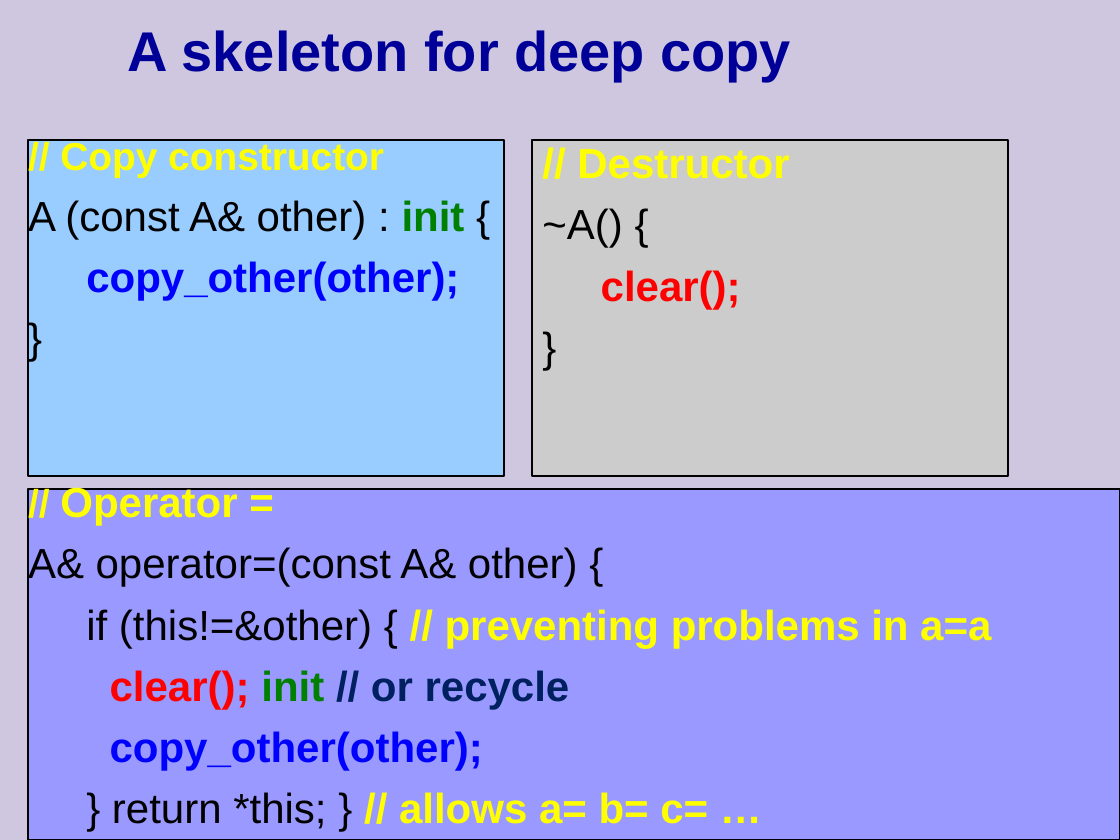
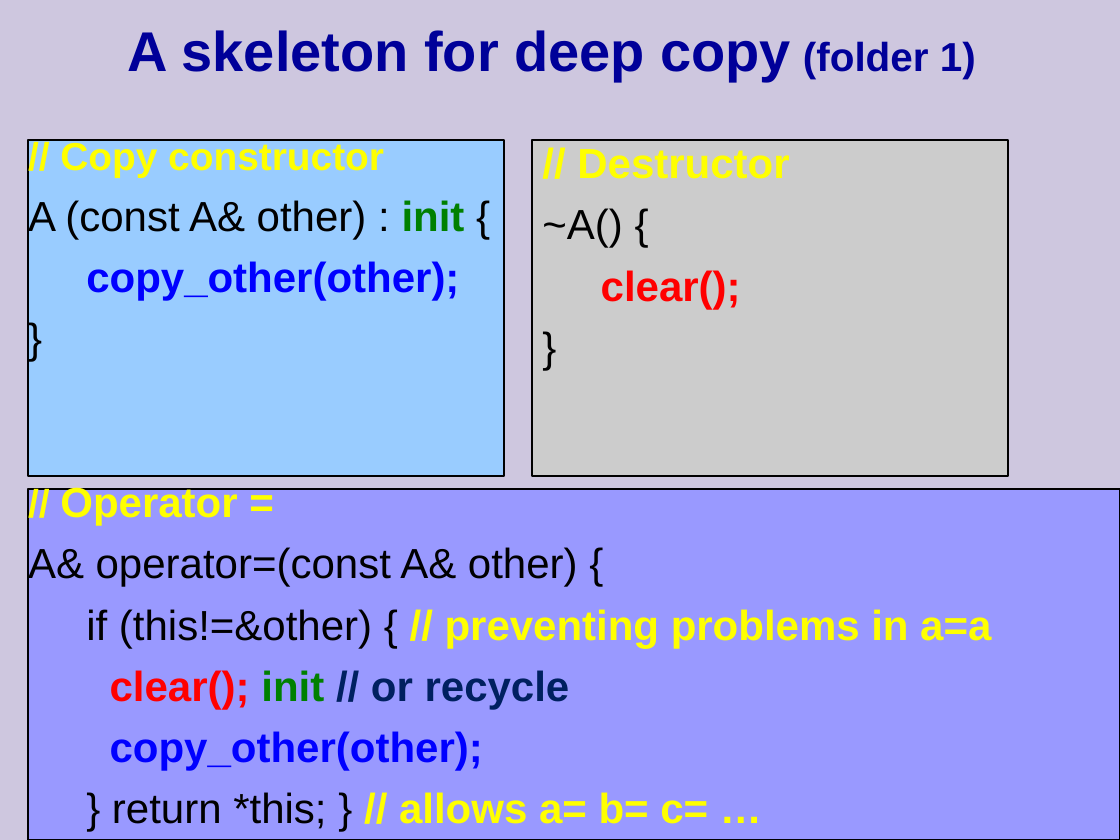
Before and after one commit to cpp-at-ariel/cpp-5779, a slide deck: slide 6 of 05-copy-convert/slides.odp. Drawn at 1120x840 pixels with LibreOffice and Linux fonts; fonts in the diff are those of the drawing. Boxes give left, top, right and bottom in pixels: in the first picture for what was removed or moved away, otherwise in the second. Text is boxed around its words. In the diff, an @@ line names an element or a change of style, - is before the commit and + after.

```diff
--- a/05-copy-convert/slides.odp
+++ b/05-copy-convert/slides.odp
@@ title at <box>128,30,976,81</box>: text changed @@
-A skeleton for deep copy
+A skeleton for deep copy (folder 1)
```
Also in this commit, not shown: 7 other slides changed, 3 slides removed, 13 other files.
